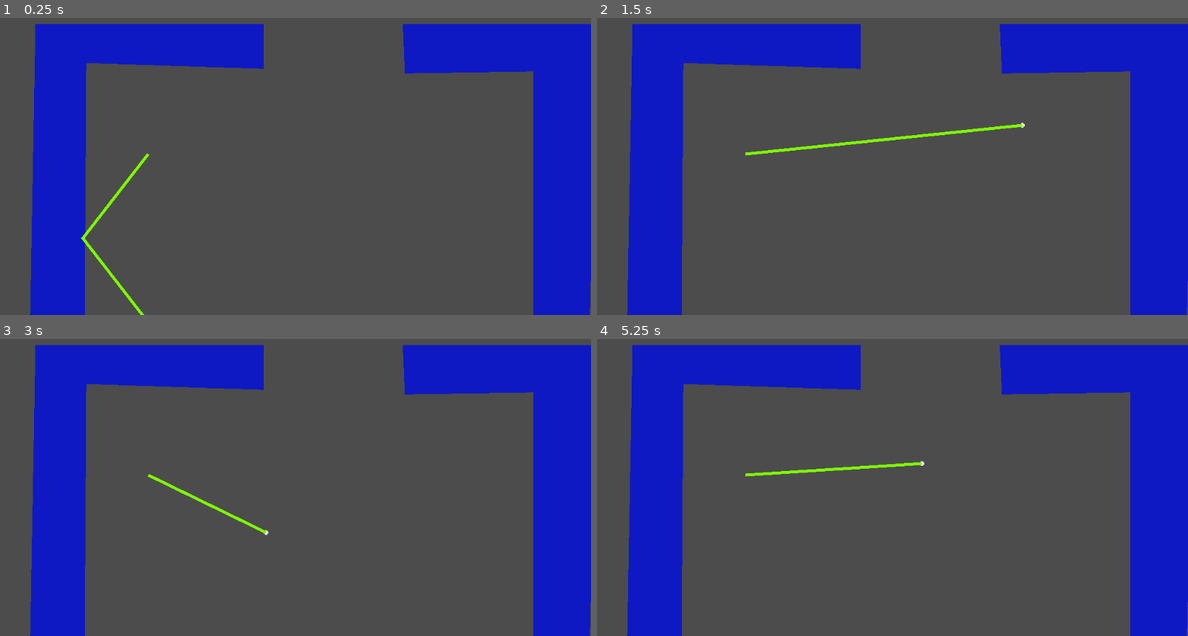
Above: before the commit, frames 1-4 (two rows, left to right).
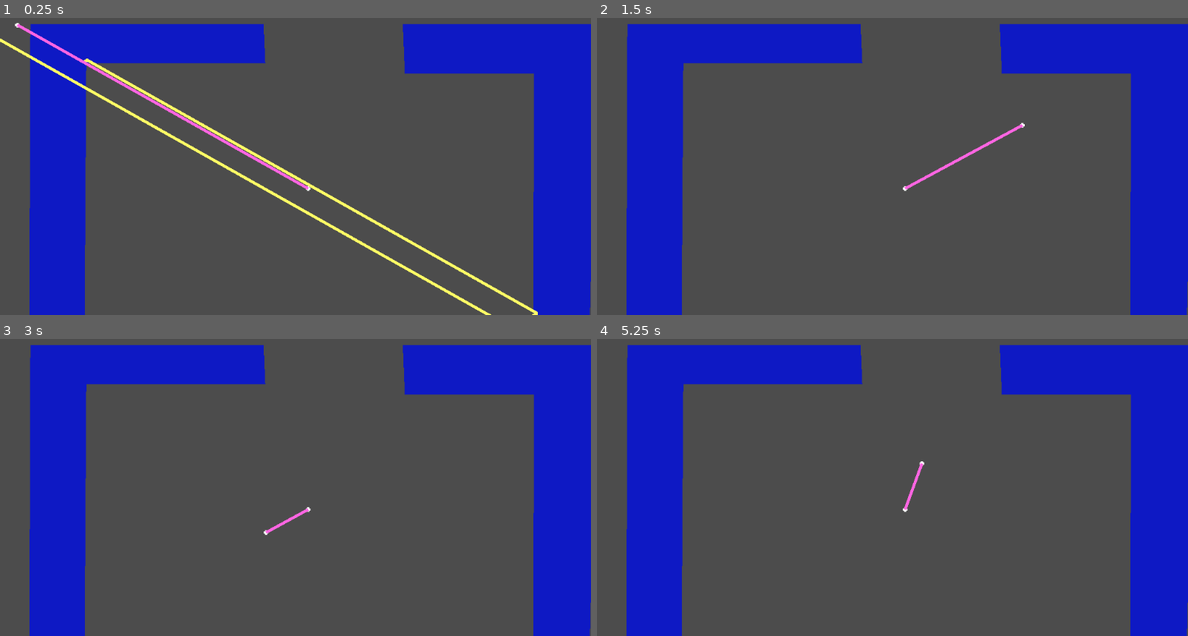
Above: after the commit, the same moments.

Repository: gingergenius/Spotify1962
Game: Godot game, scene res://Room.tscn
Two runs of this game, one before a commit and one after it. Both use one fixed random seed, a clock stepped at 60 frames per second and the inputs below. This scene is started directly instead of the project's main scene.
Inputs (mouse positions are in pixels of both pictures, inside the frame that each line leads up to):
- Up to frame 1 (0.25 s): no input
- Up to frame 2 (1.5 s): tap Enter at 0.5 s; move the mouse to (1022, 124) at 0.52 s; hold D (player_right) 0.53-1.28 s; hold Space (player_pull) 0.53-1.28 s; click (1022, 124) at 0.67 s; move the mouse to (774, 160) at 1.27 s; hold S (player_down) from 1.28 s (still down); tap Space (player_pull) at 1.35 s
- Up to frame 3 (3 s): tap Enter at 2 s; move the mouse to (354, 386) at 2.02 s; release S (player_down) at 2.03 s; hold D (player_right) 2.03-2.78 s; hold Space (player_pull) 2.03-2.78 s; move the mouse to (265, 532) at 2.77 s; hold W (player_up) from 2.78 s (still down); tap Space (player_pull) at 2.85 s; click (265, 532) at 2.92 s
- Up to frame 4 (5.25 s): tap Enter at 3.5 s; move the mouse to (1069, 514) at 3.52 s; release W (player_up) at 3.53 s; hold Space (player_pull) 3.53-4.28 s; hold A (player_left) 3.53-5.03 s; move the mouse to (715, 413) at 4.27 s; tap Space (player_pull) at 4.35 s; move the mouse to (922, 463) at 5.02 s; hold S (player_down) from 5.03 s (still down); hold Space (player_pull) from 5.03 s (still down); click (922, 463) at 5.17 s

The runs differ from the first frame. In frame 1, 4.2% of the frame differs, in the area x 0-91%, y 1-100%; in frame 2, 1.9%; in frame 3, 1.4%; in frame 4, 1.5%.

Commit message:
RayCaster now casting rays accurately enough

Diff:
--- a/RayCast.gd
+++ b/RayCast.gd
@@ -1,4 +1,4 @@
-extends RayCast2D
+extends Node2D
 
 # class member variables go here, for example:
 # var a = 2
@@ -6,13 +6,14 @@
 var ray_cast
 var goal
 var line
-var points
+var source
+var debug_line
+var collision
 
 func updateLinePoints(line, points):
 	print (points.size())
 
 	for i in range (points.size()):
-		print("processing point ", i)
 		if line.get_point_count() == i:
 			line.add_point(points[i])
 		else:
@@ -23,36 +24,54 @@
 func _ready():
 	# Called every time the node is added to the scene.
 	# Initialization here
-	ray_cast = get_node(".")
+	ray_cast = get_node("RayCast")
 	goal = get_node("../Goal")
+	source = get_node("../Source")
 	line = get_node("Line")
+	debug_line = get_node("DebugLine")
+	collision = get_node("../Collision")
 
-func cast_ray(ray_cast, goal, points, depth):
+#recursively cast rays and append points array until given depth
+func cast_ray(source, goal, points, cur_depth, max_depth):
+	if (cur_depth == max_depth):
+		return points
+	else:
+		cur_depth +=1
+		ray_cast.position = source
+		ray_cast.cast_to = goal - source
+		ray_cast.force_raycast_update()
 
-	pass
+		if (ray_cast.is_colliding()):
+			var collision_point = ray_cast.get_collision_point()
+			points.push_back(collision_point)
+			collision.position = collision_point
+			var normal = ray_cast.get_collision_normal().normalized()
+			var falling = collision_point - source
+
+			if falling.length_squared() < 0.01:
+				points.push_back(goal)
+				return points
+
+			falling = falling.normalized()
+			var reflected = falling.reflect(normal)
+			var new_goal = collision_point + (-reflected) * 2000
+			return cast_ray(collision_point, new_goal, points, cur_depth, max_depth)
+		else:
+			points.push_back(goal)
+			return points
 
 func _process(delta):
 #	# Called every frame. Delta is time since last frame.
 #	# Update game logic here.
 
-	points = PoolVector2Array()
-	points.push_back(to_local(ray_cast.position))
+	var points = PoolVector2Array()
+	points.push_back(to_local(source.position))
 
-	ray_cast.cast_to = to_local(goal.position)
-	var source = ray_cast.position
-	var end = goal.position
+	var debug_points = PoolVector2Array()
+	debug_points.push_back(to_local(source.position))
+	debug_points.push_back(to_local(goal.position))
+	updateLinePoints(debug_line, debug_points)
 
-	if (ray_cast.is_colliding()):
-		end = ray_cast.get_collision_point()
-
-	points.push_back(to_local(end))
-
-	if (ray_cast.is_colliding()):
-		var normal = ray_cast.get_collision_normal().normalized()
-		var falling = to_local(get_collision_point())
-		falling = falling.normalized()
-		var reflected = falling.reflect(normal)
-		reflected = - reflected * 2000
-		points.push_back(to_local(end)+reflected)
-
-	updateLinePoints(line, points)
+	var final_points = cast_ray(to_local(source.position), to_local(goal.position), points, 0, 7)
+	#print(final_points)
+	updateLinePoints(line, final_points)
--- a/Room.tscn
+++ b/Room.tscn
@@ -10,13 +10,39 @@
 blend_mode = 0
 light_mode = 0
 
+[sub_resource type="RectangleShape2D" id=3]
+
+custom_solver_bias = 0.0
+extents = Vector2( 200.303, 31.2539 )
+
+[sub_resource type="RectangleShape2D" id=4]
+
+custom_solver_bias = 0.0
+extents = Vector2( 165.276, 40.3454 )
+
+[sub_resource type="RectangleShape2D" id=5]
+
+custom_solver_bias = 0.0
+extents = Vector2( 49.9373, 308.648 )
+
+[sub_resource type="RectangleShape2D" id=6]
+
+custom_solver_bias = 0.0
+extents = Vector2( 486.64, 48.8373 )
+
+[sub_resource type="RectangleShape2D" id=7]
+
+custom_solver_bias = 0.0
+extents = Vector2( 47.7365, 302.289 )
+
 [node name="Room" type="Node" index="0"]
 
 _sections_unfolded = [ "Pause" ]
 
 [node name="Goal" type="Position2D" parent="." index="0"]
 
-position = Vector2( 21.311, 624.63 )
+editor/display_folded = true
+position = Vector2( 30.3551, 95.5532 )
 script = ExtResource( 1 )
 _sections_unfolded = [ "Transform", "Visibility" ]
 
@@ -25,8 +51,30 @@
 texture = ExtResource( 2 )
 _sections_unfolded = [ "Transform", "Visibility" ]
 
-[node name="Wall" type="StaticBody2D" parent="." index="1"]
+[node name="Collision" type="Position2D" parent="." index="1"]
 
+editor/display_folded = true
+_sections_unfolded = [ "Transform", "Visibility" ]
+
+[node name="Circle" type="Sprite" parent="Collision" index="0"]
+
+texture = ExtResource( 2 )
+_sections_unfolded = [ "Transform", "Visibility" ]
+
+[node name="Source" type="Position2D" parent="." index="2"]
+
+editor/display_folded = true
+position = Vector2( 533.862, 380.035 )
+_sections_unfolded = [ "Transform", "Visibility" ]
+
+[node name="Circle" type="Sprite" parent="Source" index="0"]
+
+texture = ExtResource( 2 )
+_sections_unfolded = [ "Transform", "Visibility" ]
+
+[node name="Wall" type="StaticBody2D" parent="." index="3"]
+
+editor/display_folded = true
 modulate = Color( 0.0571136, 0.10164, 0.769531, 1 )
 material = SubResource( 2 )
 input_pickable = false
@@ -36,19 +84,21 @@
 constant_angular_velocity = 0.0
 friction = 1.0
 bounce = 0.0
-_sections_unfolded = [ "Collision", "Material", "Pause", "Pickable", "Visibility" ]
+_sections_unfolded = [ "Collision", "Material", "Pause", "Pickable", "Transform", "Visibility" ]
 
 [node name="CollisionPolygon2D" type="CollisionPolygon2D" parent="Wall" index="0"]
 
+visible = false
 position = Vector2( 146.77, 153.022 )
 scale = Vector2( 0.688438, 0.661979 )
 build_mode = 0
-polygon = PoolVector2Array( -4.62061, 8.99561, 451.96, 8.99561, 451.96, -93.5022, -135.072, -79.5252, -121.095, 842.955, 1271.94, 838.296, 1262.62, -93.5022, 803.011, -81.799, 803.011, 43.0787, 1133.02, 43.0787, 1136.83, 693.867, -4.62061, 703.185 )
+polygon = PoolVector2Array( -4.62061, 8.99561, 451.96, 8.99561, 451.96, -93.5022, -135.072, -79.5252, -134.553, 842.081, 1268.92, 848.912, 1286.44, -89.2205, 803.011, -81.799, 803.011, 43.0787, 1133.02, 43.0787, 1136.83, 693.867, -4.62061, 703.185 )
+disabled = true
 _sections_unfolded = [ "Material", "Transform", "Visibility", "Z Index" ]
 
 [node name="Polygon2D" type="Polygon2D" parent="Wall" index="1"]
 
-polygon = PoolVector2Array( 61.4716, 93.7098, 456.724, 93.7098, 456.724, 171.753, 149.585, 161.683, 146.551, 621.551, 923.977, 614.701, 923.977, 176.328, 701.366, 179.753, 697.941, 94.1334, 1033.57, 94.1334, 1019.59, 716.204, 50.5177, 706.886 )
+polygon = PoolVector2Array( 52.573, 93.9601, 456.724, 93.7098, 459.555, 161.79, 149.585, 161.683, 146.551, 621.551, 923.977, 614.701, 924.97, 179.879, 701.366, 179.753, 697.941, 94.1334, 1033.57, 94.1334, 1019.59, 716.204, 50.5177, 706.886 )
 uv = PoolVector2Array(  )
 color = Color( 1, 1, 1, 1 )
 vertex_colors = PoolColorArray(  )
@@ -62,23 +112,60 @@
 invert_border = 100.0
 _sections_unfolded = [ "Invert", "Texture", "Transform", "Z Index" ]
 
-[node name="RayCast" type="RayCast2D" parent="." index="2"]
+[node name="CollisionShape2D" type="CollisionShape2D" parent="Wall" index="2"]
 
-modulate = Color( 0.5, 1, 0, 1 )
-self_modulate = Color( 0.96875, 1, 0, 1 )
-position = Vector2( 256.818, 320.061 )
-enabled = true
-exclude_parent = true
-cast_to = Vector2( 200, 0 )
-collision_mask = 1
+position = Vector2( 254.973, 125.254 )
+shape = SubResource( 3 )
+
+[node name="CollisionShape2D2" type="CollisionShape2D" parent="Wall" index="3"]
+
+position = Vector2( 868.824, 137.442 )
+shape = SubResource( 4 )
+
+[node name="CollisionShape2D3" type="CollisionShape2D" parent="Wall" index="4"]
+
+position = Vector2( 980.875, 405.281 )
+shape = SubResource( 5 )
+
+[node name="CollisionShape2D4" type="CollisionShape2D" parent="Wall" index="5"]
+
+position = Vector2( 538.881, 671.096 )
+shape = SubResource( 6 )
+
+[node name="CollisionShape2D5" type="CollisionShape2D" parent="Wall" index="6"]
+
+position = Vector2( 96.8865, 402.19 )
+shape = SubResource( 7 )
+
+[node name="Caster" type="Node2D" parent="." index="4"]
+
 script = ExtResource( 3 )
-_sections_unfolded = [ "Material", "Transform", "Visibility" ]
+_sections_unfolded = [ "Transform" ]
 
-[node name="Line" type="Line2D" parent="RayCast" index="0"]
+[node name="Line" type="Line2D" parent="Caster" index="0"]
 
 points = PoolVector2Array( 0, 0, 0, 0, 0, 0, 0, 0 )
 width = 5.0
 default_color = Color( 1, 0.990625, 0.4, 1 )
 sharp_limit = 2.0
 round_precision = 8
-_sections_unfolded = [ "Visibility" ]
+_sections_unfolded = [ "Transform", "Visibility" ]
+
+[node name="DebugLine" type="Line2D" parent="Caster" index="1"]
+
+points = PoolVector2Array( 0, 0, 0, 0, 0, 0, 0, 0 )
+width = 5.0
+default_color = Color( 1, 0.4, 0.892187, 1 )
+sharp_limit = 2.0
+round_precision = 8
+_sections_unfolded = [ "Transform", "Visibility" ]
+
+[node name="RayCast" type="RayCast2D" parent="Caster" index="2"]
+
+modulate = Color( 0.5, 1, 0, 1 )
+self_modulate = Color( 0.96875, 1, 0, 1 )
+enabled = true
+exclude_parent = false
+cast_to = Vector2( 200, 0 )
+collision_mask = 1
+_sections_unfolded = [ "Material", "Transform", "Visibility" ]
Not shown: 1 places in Room.tscn that only renumber resources
